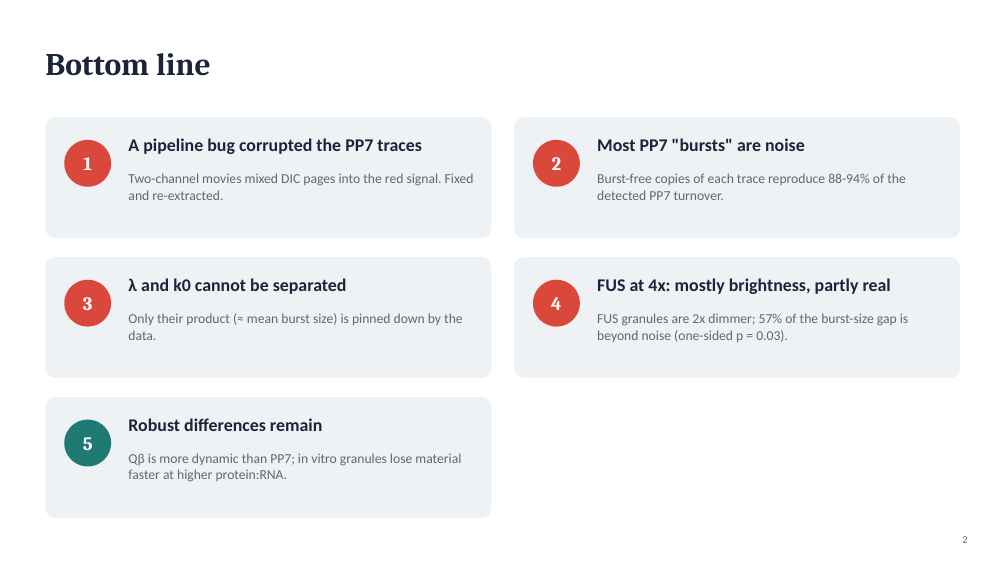
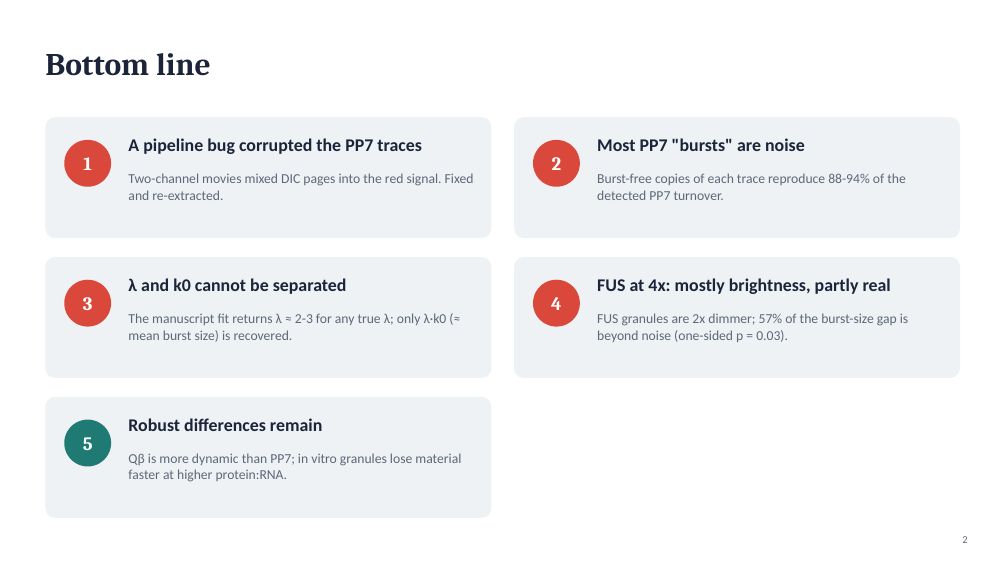
Before and after one commit to amitnelkin/gelMetrics_AN, a slide deck: slide 2 of analysis_outputs/deck/GelMetrics_revision_summary.pptx. Drawn at 1008x567 pixels with LibreOffice and Linux fonts; fonts in the diff are those of the drawing. Boxes give left, top, right and bottom in pixels: in the first picture for what was removed or moved away, otherwise in the second. Text is boxed around its words. In the diff, an @@ line names an element or a change of style, - is before the commit and + after.

```diff
--- a/analysis_outputs/deck/GelMetrics_revision_summary.pptx
+++ b/analysis_outputs/deck/GelMetrics_revision_summary.pptx
@@ text at [128,313,447,342]: text changed @@
-Only their product (≈ mean burst size) is pinned down by the data.
+The manuscript fit returns λ ≈ 2-3 for any true λ; only λ·k0 (≈ mean burst size) is recovered.
```
Also in this commit, not shown: 5 other slides changed, 2 slides added, 3 other files.
